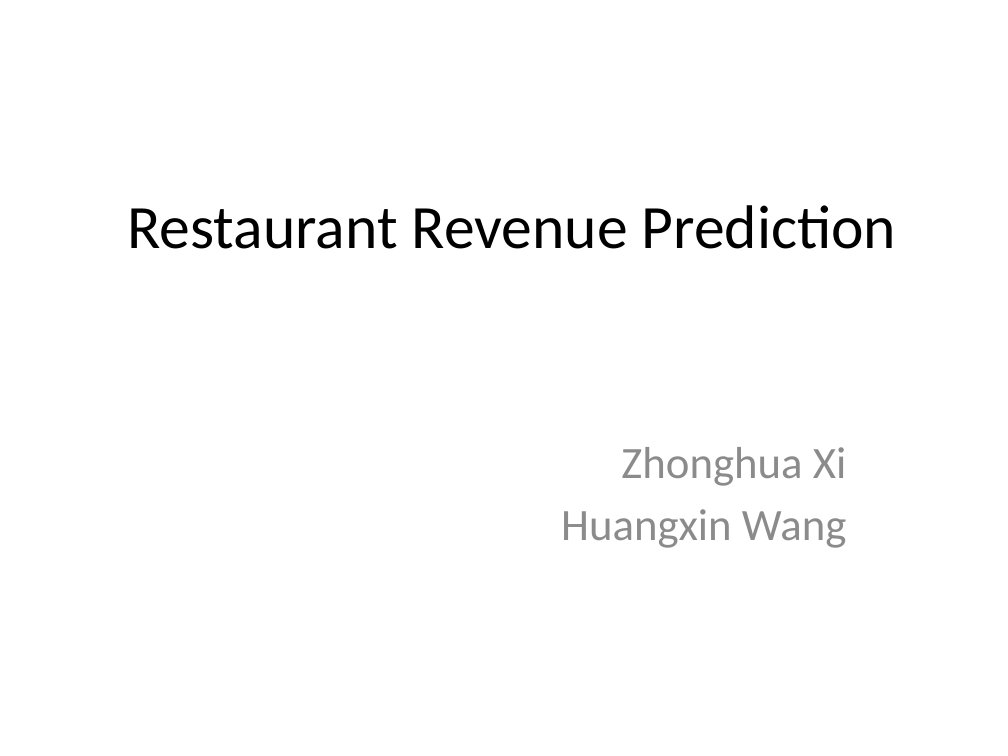
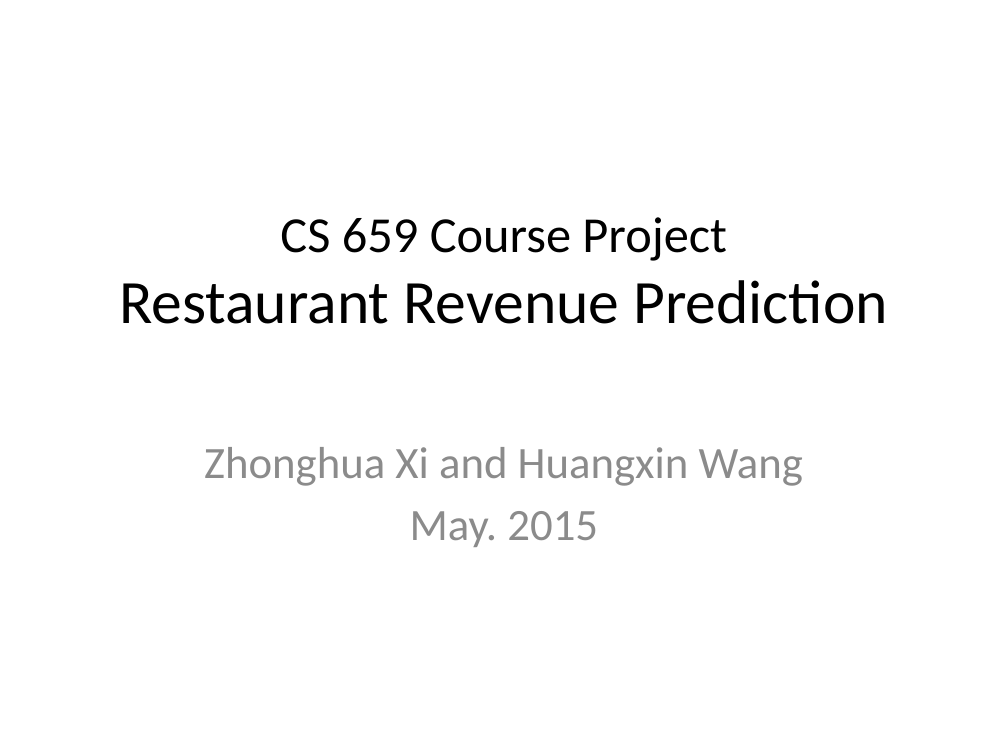
Before and after one commit to hxwang/revenue-prediction, a slide deck: slide 1 of doc/report/revenue-prediction.pptx. Drawn at 1008x756 pixels with LibreOffice and Linux fonts; fonts in the diff are those of the drawing. Boxes give left, top, right and bottom in pixels: in the first picture for what was removed or moved away, otherwise in the second. Text is boxed around its words. In the diff, an @@ line names an element or a change of style, - is before the commit and + after.

```diff
--- a/doc/report/revenue-prediction.pptx
+++ b/doc/report/revenue-prediction.pptx
@@ title at bbox=[119, 217, 888, 324]: text changed @@
-Restaurant Revenue Prediction
+CS 659 Course Project
+Restaurant Revenue Prediction
@@ subtitle at bbox=[204, 447, 803, 547]: text changed @@
-Zhonghua Xi
-Huangxin Wang
+Zhonghua Xi and Huangxin Wang
+May. 2015
```
Also in this commit, not shown: 2 other slides changed, 7 slides added, 3 slides removed, 9 other files.
